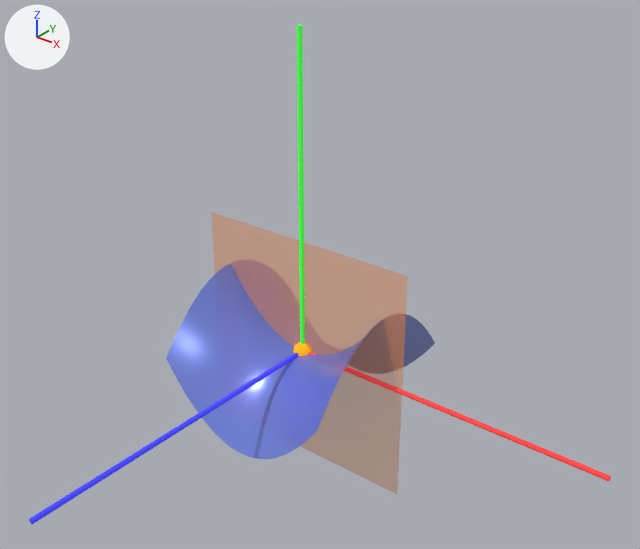
The glTF model public/models/tangent-plane-saddle.glb, before and after one commit.
Both versions are drawn from a 50 mm lens placed at (3.09, -3.69, 2.86), pointed at (0.58, -0.55, 0.92). Every picture has the same lights, and +X, +Y and +Z are marked at upper left. The older version comes first. Where no turn or scale is listed for an object, it has been applied to the vertices. Vertices at exactly the same position are counted once.
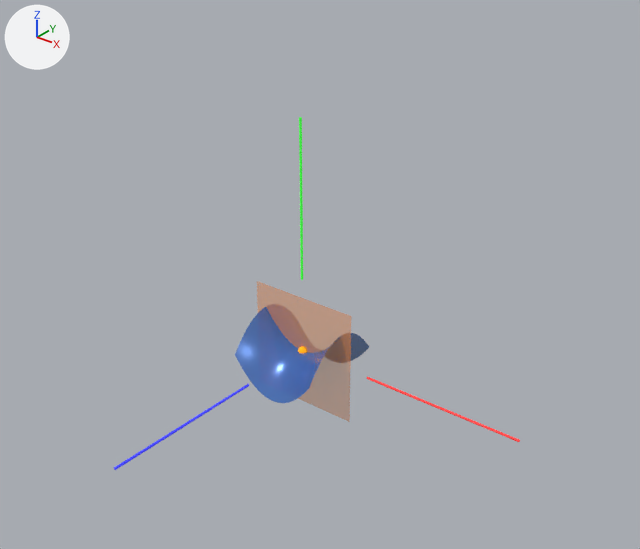
What differs and where, as boxes (x1, y1, x2, y2) in the pictures (640 x 549 px):
'Mesh_1', reshaped (52% narrower, 50% shorter)
    before: (211, 212, 408, 494)
    after: (257, 281, 351, 422)
'Mesh_0', recoloured, rescaled (50% narrower, 51% shorter)
    before: (166, 263, 435, 459)
    after: (235, 307, 369, 403)
'Mesh_5', rescaled (50% narrower, 49% shorter)
    before: (29, 353, 299, 524)
    after: (114, 384, 249, 470)
'Mesh_4', rescaled
    before: (297, 25, 304, 344)
    after: (299, 117, 303, 280)
'Mesh_3', rescaled (49% narrower, 49% shorter)
    before: (309, 352, 611, 481)
    after: (367, 377, 520, 442)
'Mesh_2', rescaled (50% narrower, 53% shorter)
    before: (293, 342, 310, 356)
    after: (298, 347, 306, 353)

What changed in the scene script:
```text
Change mat_material_0:
    mat_material_0.base_color: (0.133, 0.209, 0.823) -> (0.0075, 0.13, 0.527)  # blue #667eea -> blue #1565c0
Change me_mesh_0:
    used by ob_mesh_0; location = (0.0, 0.0, 0.0)
    remove me_mesh_0.from_pydata(...)  # 1681 vertices, 3200 faces; spans x -0.6..0.6, y -0.6..0.6, z -0.432..0.432
    add me_mesh_0.from_pydata(...)  # 1681 vertices, 3200 faces; spans x -0.3..0.3, y -0.3..0.3, z -0.216..0.216
    me_mesh_0 part 1: the whole mesh is scaled about its middle by 0.5
Change me_mesh_1:
    used by ob_mesh_1; location = (0.0, 0.0, 0.0)
    remove me_mesh_1.from_pydata(...)  # 4 vertices, 2 faces; spans x -0.75..0.75, y 0.0, z -0.75..0.75
    add me_mesh_1.from_pydata(...)  # 4 vertices, 2 faces; spans x -0.38..0.38, y 0.0, z -0.38..0.38
    me_mesh_1 part 2
    me_mesh_1.vertices[0].co: (-0.75, 0.0, 0.75) -> (-0.38, 0.0, 0.38)  # pixel (211, 211) -> pixel (256, 280)
    me_mesh_1.vertices[1].co: (0.75, 0.0, 0.75) -> (0.38, 0.0, 0.38)  # pixel (407, 276) -> pixel (351, 316)
    me_mesh_1.vertices[2].co: (-0.75, 0.0, -0.75) -> (-0.38, 0.0, -0.38)
    me_mesh_1.vertices[3].co: (0.75, 0.0, -0.75) -> (0.38, 0.0, -0.38)  # pixel (397, 494) -> pixel (349, 422)
Change me_mesh_2:
    used by ob_mesh_2; location = (0.0, 0.0, 0.0)
    remove me_mesh_2.from_pydata(...)  # 272 vertices, 480 faces; spans x -0.06..0.06, y -0.06..0.06, z -0.06..0.06
    add me_mesh_2.from_pydata(...)  # 272 vertices, 480 faces; spans x -0.03..0.03, y -0.03..0.03, z -0.03..0.03
    me_mesh_2 part 3: the whole mesh is scaled about its middle by 0.5
Change me_mesh_3:
    used by ob_mesh_3; location = (1.0, 0.0, 0.0)
    remove me_mesh_3.from_pydata(...)  # 20 vertices, 32 faces; spans x -1.0..1.0, y -0.01..0.01, z -0.02..0.02
    add me_mesh_3.from_pydata(...)  # 20 vertices, 32 faces; spans x -0.5..0.5, y -0.01..0.01, z -0.01..0.01
    me_mesh_3 part 4: the whole mesh is scaled about its middle by 0.5
Change me_mesh_4:
    used by ob_mesh_4; location = (0.0, 0.0, 1.0)
    remove me_mesh_4.from_pydata(...)  # 20 vertices, 32 faces; spans x -0.01..0.01, y -0.01..0.01, z -1.0..1.0
    add me_mesh_4.from_pydata(...)  # 20 vertices, 32 faces; spans x -0.01..0.01, y -0.01..0.01, z -0.5..0.5
    me_mesh_4 part 5: the whole mesh is scaled about its middle by 0.5
Change me_mesh_5:
    used by ob_mesh_5; location = (0.0, -1.0, 0.0)
    remove me_mesh_5.from_pydata(...)  # 20 vertices, 32 faces; spans x -0.01..0.01, y -1.0..1.0, z -0.02..0.02
    add me_mesh_5.from_pydata(...)  # 20 vertices, 32 faces; spans x -0.01..0.01, y -0.5..0.5, z -0.01..0.01
    me_mesh_5 part 6: the whole mesh is scaled about its middle by 0.5
```
